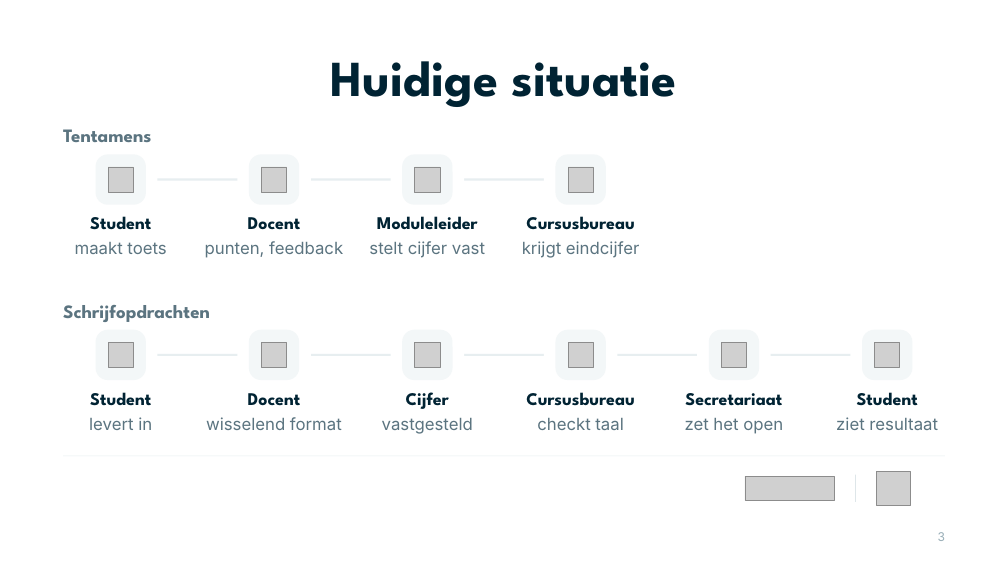
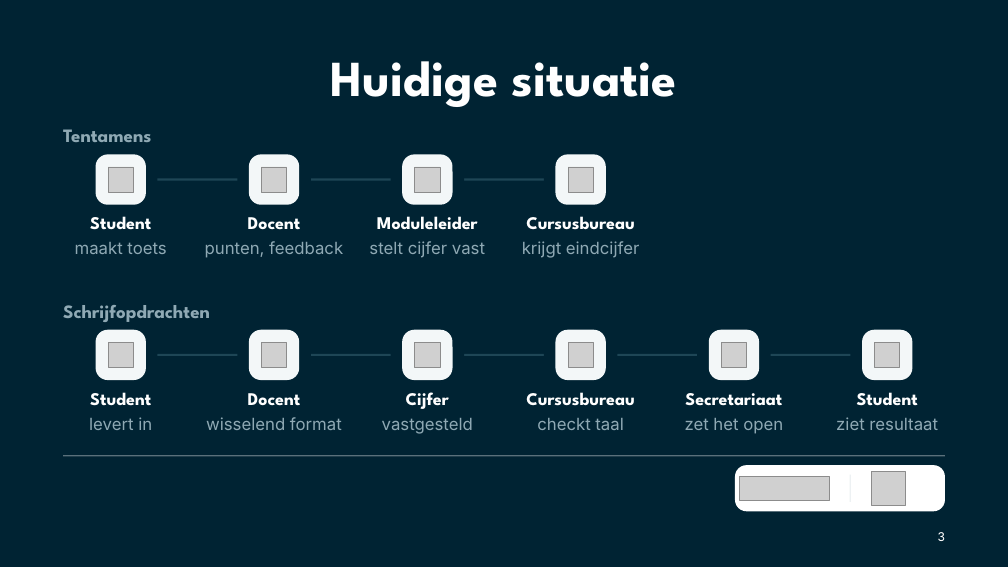
Before and after one commit to Dante-Eduface/Claude, a slide deck: slide 3 of GTM/Accounts/phov/deck/phov-deck-bewerkbaar.pptx. Drawn at 1008x567 pixels with LibreOffice and Linux fonts; fonts in the diff are those of the drawing; grey boxes stand for pictures. Boxes give left, top, right and bottom in pixels: in the first picture for what was removed or moved away, otherwise in the second. Text is boxed around its words. In the diff, an @@ line names an element or a change of style, - is before the commit and + after.

```diff
--- a/GTM/Accounts/phov/deck/phov-deck-bewerkbaar.pptx
+++ b/GTM/Accounts/phov/deck/phov-deck-bewerkbaar.pptx
@@ rectangle added at box(0, 0, 1008, 567), fill #002333 @@
@@ rectangle at box(121, 178, 581, 181): fill #E7EEF0 to #1E4656 @@
@@ fill #FFFFFF to #002333 in 10 elements at box(84, 151, 157, 208), box(237, 151, 311, 208), box(391, 151, 464, 208), box(544, 151, 617, 208), box(84, 327, 157, 383), box(237, 327, 311, 383), box(391, 327, 464, 383), box(544, 327, 617, 383), box(697, 327, 771, 383), box(851, 327, 924, 383) @@
@@ rectangle at box(121, 354, 888, 356): fill #E7EEF0 to #1E4656 @@
@@ text colour #002333 to #FFFFFF in 11 elements at box(331, 61, 677, 107), box(90, 216, 151, 230), box(248, 217, 301, 230), box(377, 216, 478, 230), box(526, 216, 635, 230), box(90, 392, 151, 406), box(248, 393, 301, 406), box(406, 392, 449, 409), box(526, 392, 635, 406), box(685, 393, 782, 406), box(857, 392, 918, 406) @@
@@ text colour #5B7480 to #8FA9B4 in 12 elements at box(63, 129, 151, 142), box(75, 242, 166, 254), box(205, 241, 343, 258), box(369, 241, 485, 258), box(522, 241, 639, 258), box(63, 305, 210, 322), box(89, 417, 152, 430), box(206, 417, 342, 430), box(382, 418, 473, 434), box(537, 418, 623, 430), box(685, 418, 783, 434), box(836, 417, 938, 430) @@
@@ rectangle at box(63, 456, 945, 457): fill #E7EEF0 to #FFFFFF @@
@@ rounded rectangle added at box(735, 465, 945, 511), fill #FFFFFF @@
@@ 2 pictures, 1 rectangle: place and size @@
-2 pictures, 1 rectangle at box(745, 472, 910, 505)
+2 pictures, 1 rectangle at box(740, 472, 905, 505)
@@ text "3" at box(938, 532, 945, 541): text colour #9AAFB8 to #FFFFFF @@
```
Also in this commit, not shown: 5 other slides changed, 15 other files.
